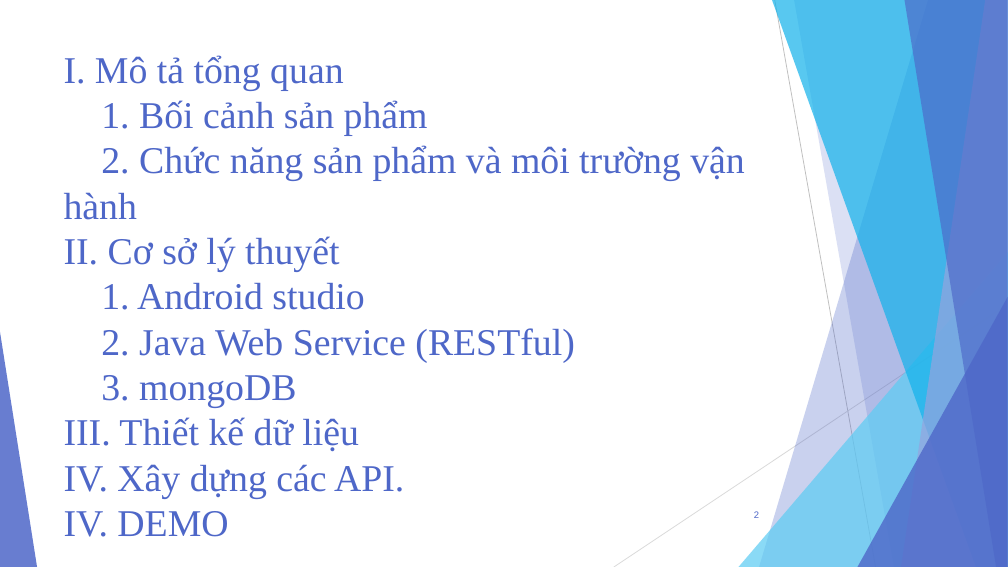
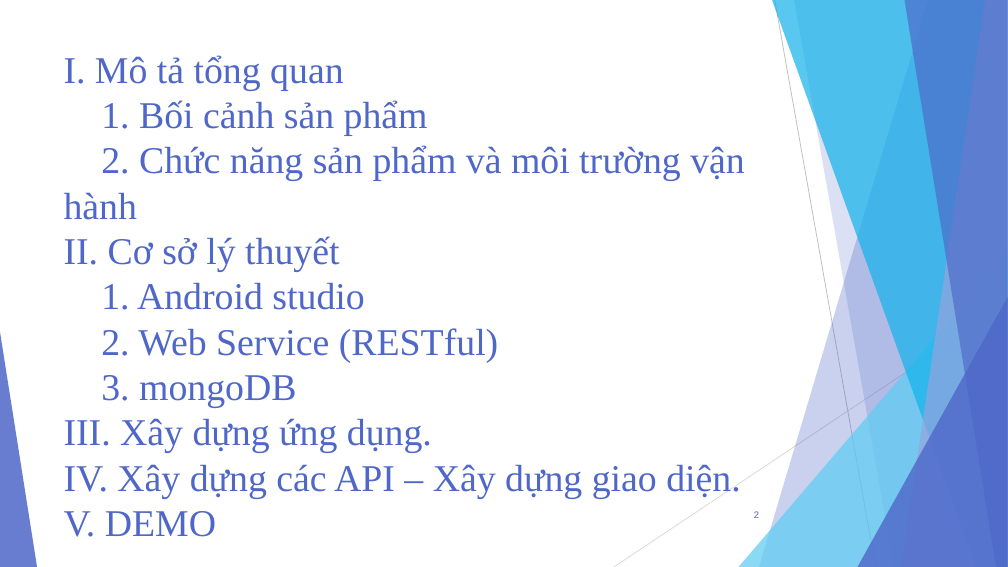
Before and after one commit to TMTAI/Android, a slide deck: slide 2 of Presentation-LuanVan.pptx. Drawn at 1008x567 pixels with LibreOffice and Linux fonts; fonts in the diff are those of the drawing. Boxes give left, top, right and bottom in pixels: in the first picture for what was removed or moved away, otherwise in the second. Text is boxed around its words. In the diff, an @@ line names an element or a change of style, - is before the commit and + after.

Commit message:
Chỉnh sửa lại giao diện. Sửa lại một số chức năng.

```diff
--- a/Presentation-LuanVan.pptx
+++ b/Presentation-LuanVan.pptx
@@ title at box(64, 55, 745, 537): text changed @@
-I. Mô tả tổng quan
-1. Bối cảnh sản phẩm
-2. Chức năng sản phẩm và môi trường vận hành
-II. Cơ sở lý thuyết
-1. Android studio
-2. Java Web Service (RESTful)
-3. mongoDB
-III. Thiết kế dữ liệu
-IV. Xây dựng các API.
-IV. DEMO
+I. Mô tả tổng quan
+1. Bối cảnh sản phẩm
+2. Chức năng sản phẩm và môi trường vận hành
+II. Cơ sở lý thuyết
+1. Android studio
+2. Web Service (RESTful)
+3. mongoDB
+III. Xây dựng ứng dụng.
+IV. Xây dựng các API – Xây dựng giao diện.
+V. DEMO
```
Also in this commit, not shown: 14 other slides changed, 11 slides added, 7 slides removed, 19 other files.
